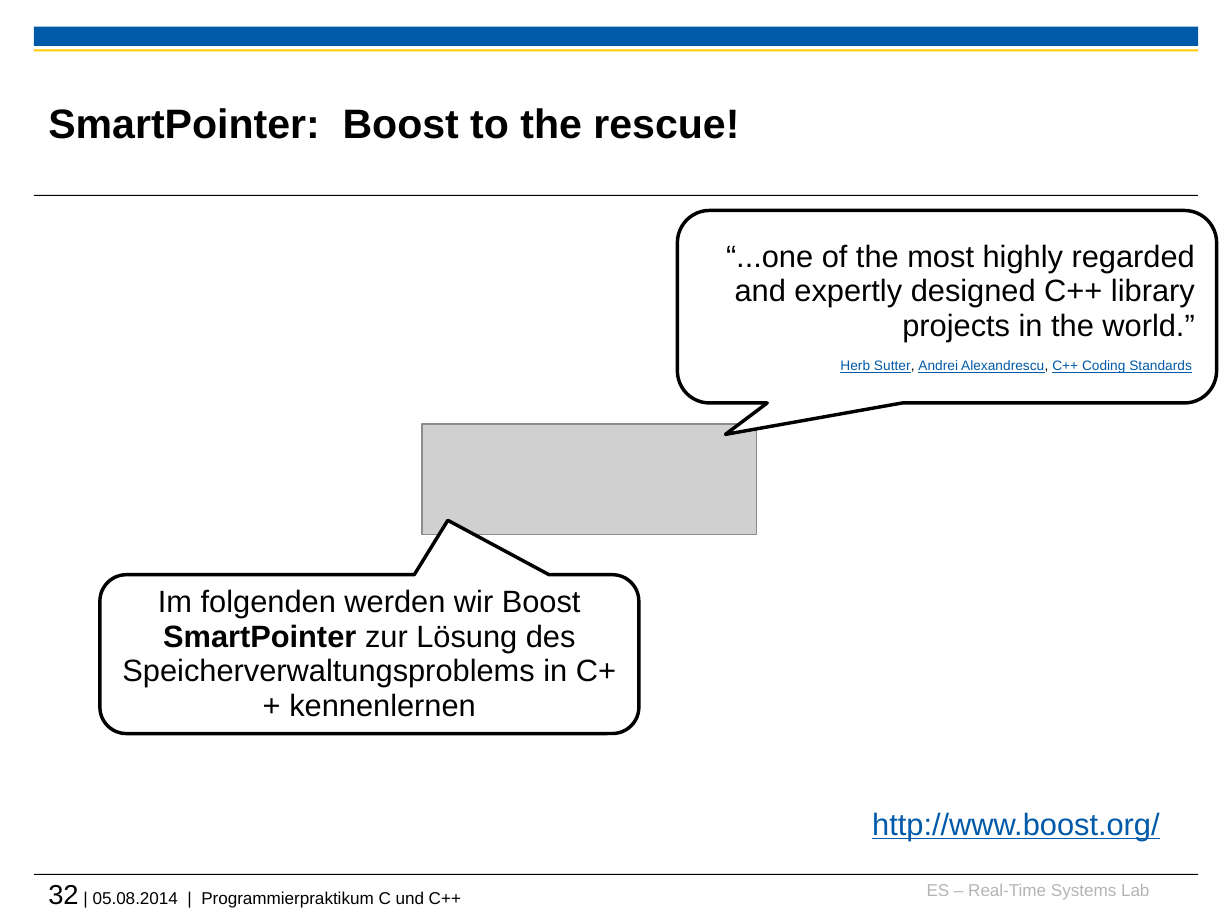
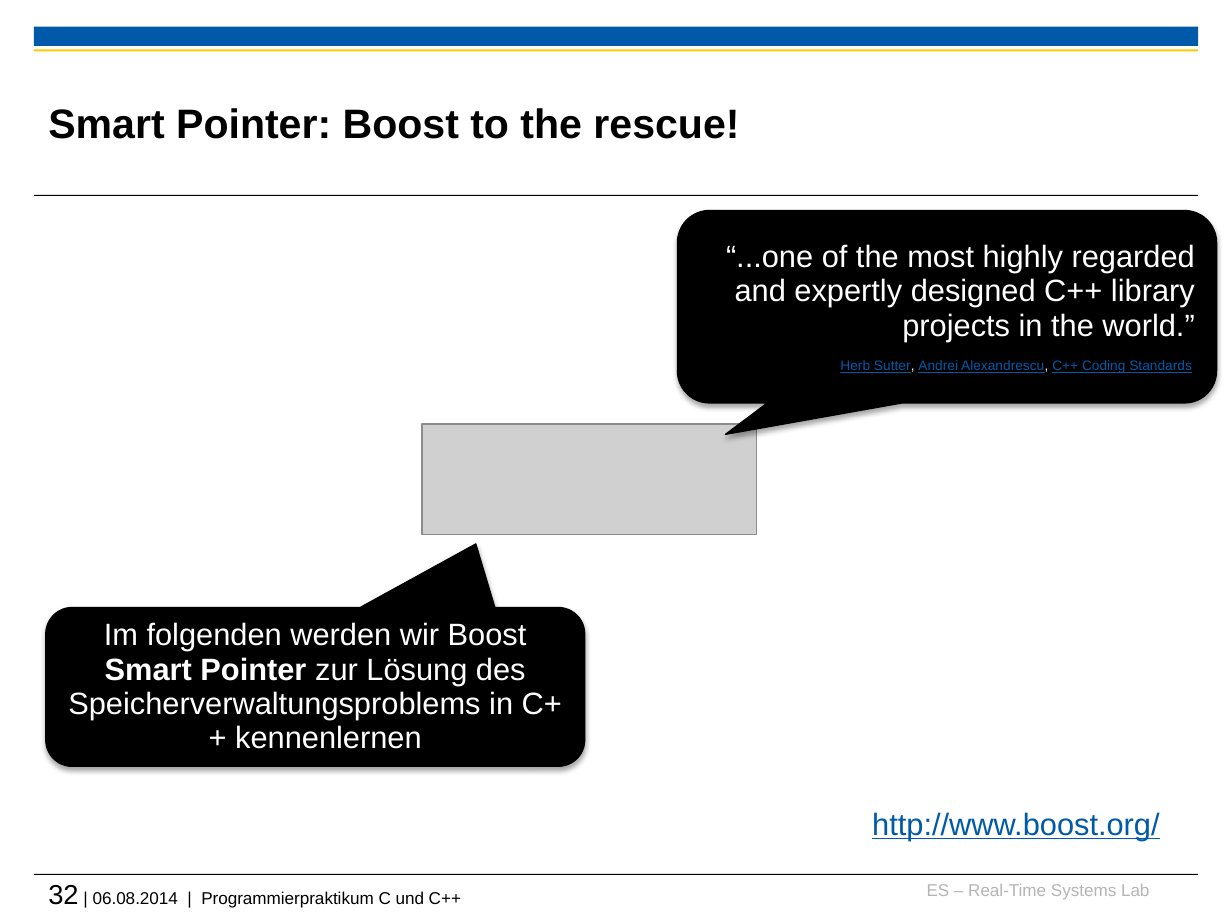
Before and after one commit to h82k/tud-cppp, a slide deck: slide 32 of Vorlesung/2 Speicherverwaltung.pptx. Drawn at 1232x924 pixels with LibreOffice and Linux fonts; fonts in the diff are those of the drawing; grey boxes stand for pictures; background and template pictures are left out. Boxes give left, top, right and bottom in pixels: in the first picture for what was removed or moved away, otherwise in the second. Text is boxed around its words. In the diff, an @@ line names an element or a change of style, - is before the commit and + after.

Commit message:
Improving slides
 - use speech bubbles with black background
 - replace yellow with grey in highlightings

```diff
--- a/Vorlesung/2 Speicherverwaltung.pptx
+++ b/Vorlesung/2 Speicherverwaltung.pptx
@@ title at (48, 108, 739, 139): spaces changed @@
-SmartPointer: Boost to the rescue!
+Smart Pointer: Boost to the rescue!
@@ rounded speech box "“...one of the most highly ..." at (678, 211, 1217, 403): text colour #000000 to #FFFFFF in "“...one of the most highly regarded and ...", "Sutter, Alexandrescu,"; fill #FFFFFF to #000000; outline #000000 2 pt to #000000 0.75 pt; shadow on @@
@@ rounded speech box "Im folgenden werden wir Boost ...": place and size @@
-rounded speech box "Im folgenden werden wir Boost ..." at (100, 574, 639, 733)
+rounded speech box "Im folgenden werden wir Boost ..." at (46, 607, 585, 766)
@@ rounded speech box "Im folgenden werden wir Boost ..." at (46, 607, 585, 766): fill #FFFFFF to #000000; outline #000000 2 pt to #000000 0.75 pt; shadow on; proportions changed @@
@@ text in rounded speech box at (68, 622, 562, 749): text changed; text colour #000000 to #FFFFFF @@
-Im folgenden werden wir Boost SmartPointer zur Lösung des Speicherverwaltungsproblems in C++ kennenlernen
+Im folgenden werden wir Boost Smart Pointer zur Lösung des Speicherverwaltungsproblems in C++ kennenlernen
@@ text at (48, 885, 461, 908): text changed @@
-32 | 05.08.2014 | Programmierpraktikum C und C++
+32 | 06.08.2014 | Programmierpraktikum C und C++
```
Also in this commit, not shown: 22 other slides changed, 1 slide added, 4 other files.
